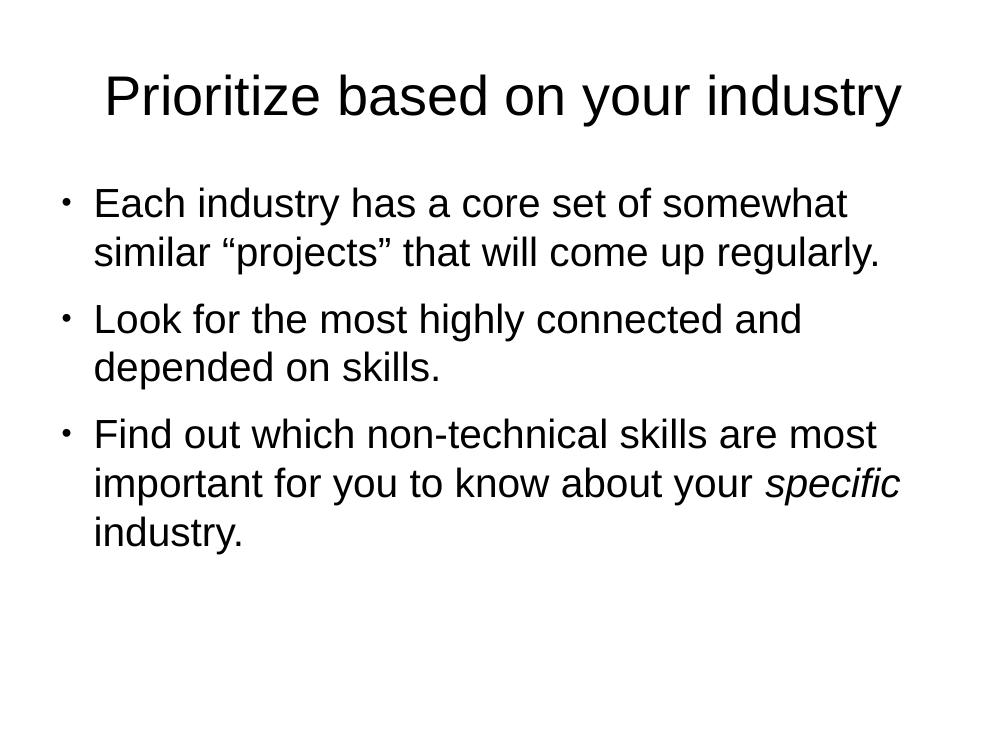
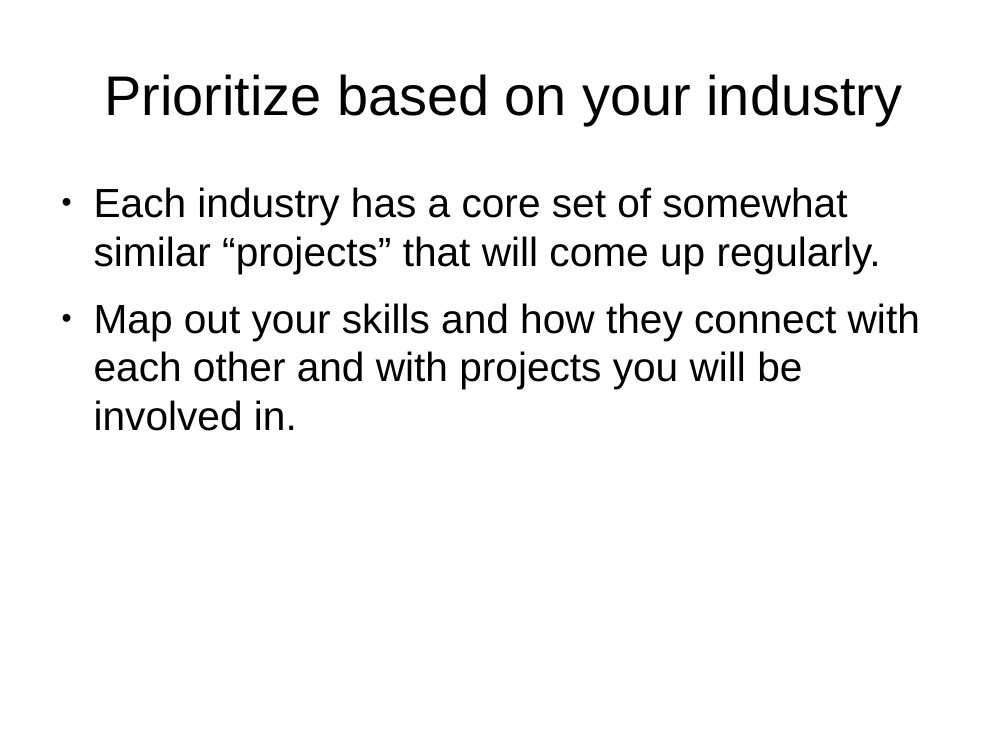
Before and after one commit to shuttle1987/CompCon2016, a slide deck: slide 13 of Slides.odp. Drawn at 1008x756 pixels with LibreOffice and Linux fonts; fonts in the diff are those of the drawing. Boxes give left, top, right and bottom in pixels: in the first picture for what was removed or moved away, otherwise in the second. Text is boxed around its words. In the diff, an @@ line names an element or a change of style, - is before the commit and + after.

```diff
--- a/Slides.odp
+++ b/Slides.odp
@@ text at bbox=[94, 303, 920, 431]: text changed @@
-● Look for the most highly connected and depended on skills.
-● Find out which non-technical skills are most important for you to know about your specific industry.
+● Map out your skills and how they connect with each other and with projects you will be involved in.
```
Also in this commit, not shown: 4 other slides changed, 8 slides added, 6 slides removed.
